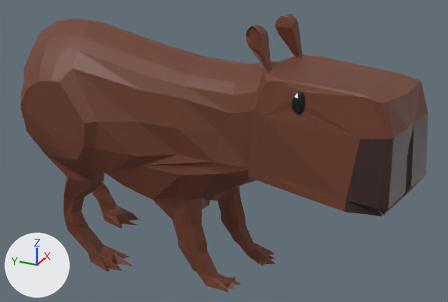
One commit to the Blender file asset-sources/Capybara.blend: the scene before it, then after it.
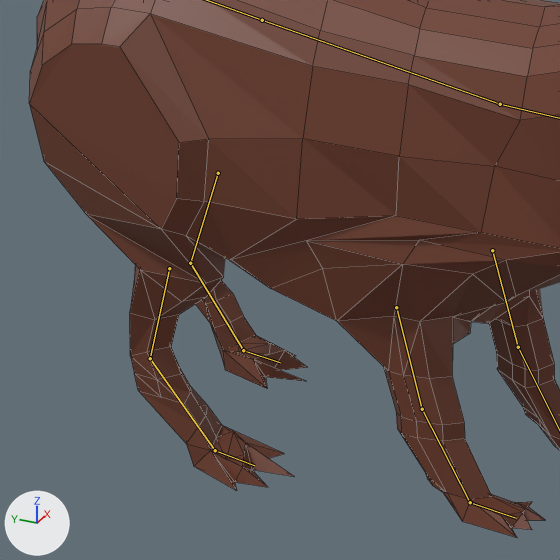
Each version is shown whole from a 50 mm lens placed at (-3.11, -1.0, 2.48), pointed at (0.05, 0.43, 0.9), then close up on the part from 2% to 55% of the width and 21% to 100% of the height. Arrows for +X, +Y and +Z are at lower left; the lights stay in place. Both versions are drawn at frame 32 of the action 'Other'; the numbers are the values there. The bones that bend it are drawn over the model as lines in the close-ups. The close-ups show mesh edges as thin lines.
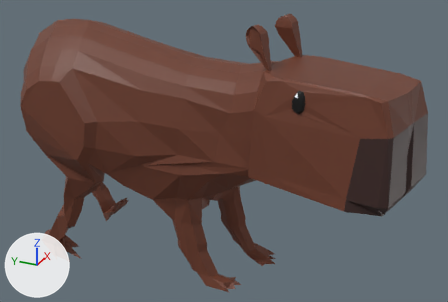
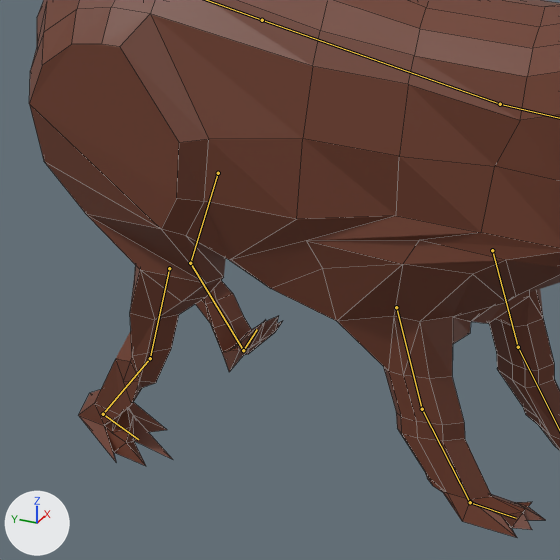
The change in detail:
Bone 'bfeet.l' (bone_bfeet_l) moves from (-0.074, -0.12, 0.007) to (0.0, 0.0, 0.0).
Bone 'bfeet.l' (bone_bfeet_l) turns from (0, 0, 0) to (-11, -4, -61) degrees about its own x, y and z.
Bone 'barm2.r' (bone_barm2_r) turns from (0, 0, 0) to (2, 2, 73) degrees about its own x, y and z.
Bone 'bfeet.r' (bone_bfeet_r) turns from (0, 0, 0) to (0, 0, -52) degrees about its own x, y and z.

Boxes (x1, y1, x2, y2) around the edits, measured in the close-ups (560 x 560 px):
'Cube', posed: (29, 0, 560, 537) in both
bone 'bfeet.l', root to tip: before (243, 350) to (280, 362); after (243, 350) to (257, 329)
bone 'barm2.r', root to tip: before (150, 358) to (215, 450); after (150, 358) to (103, 414)
bone 'bfeet.r', root to tip: before (215, 450) to (254, 465); after (103, 414) to (138, 439)
